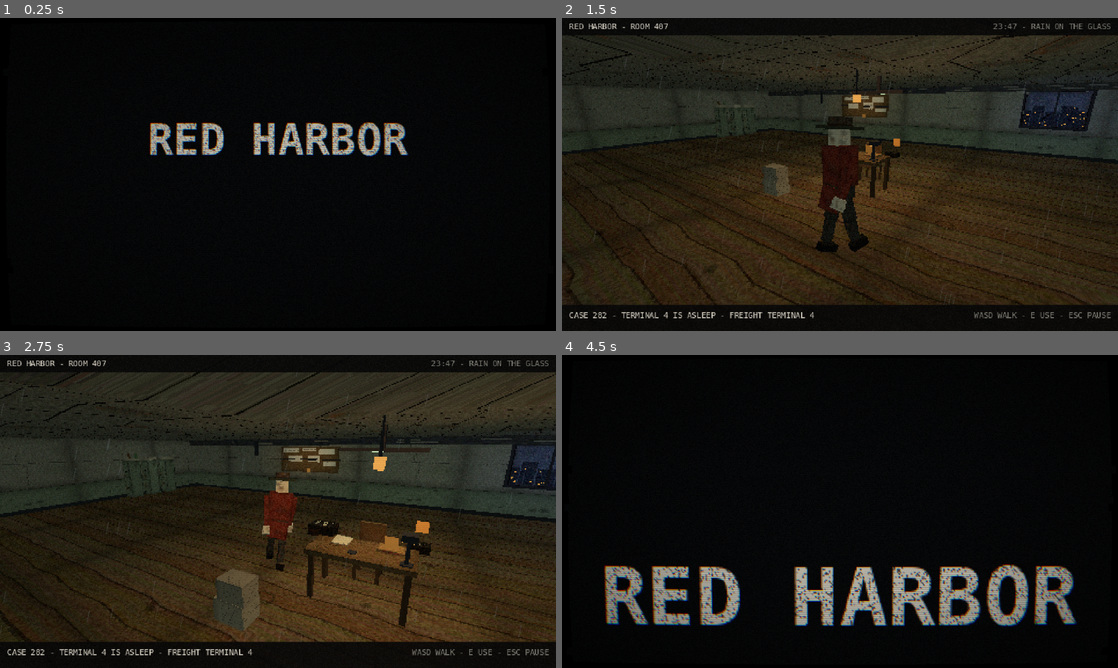
Above: before the commit, frames 1-4 (two rows, left to right).
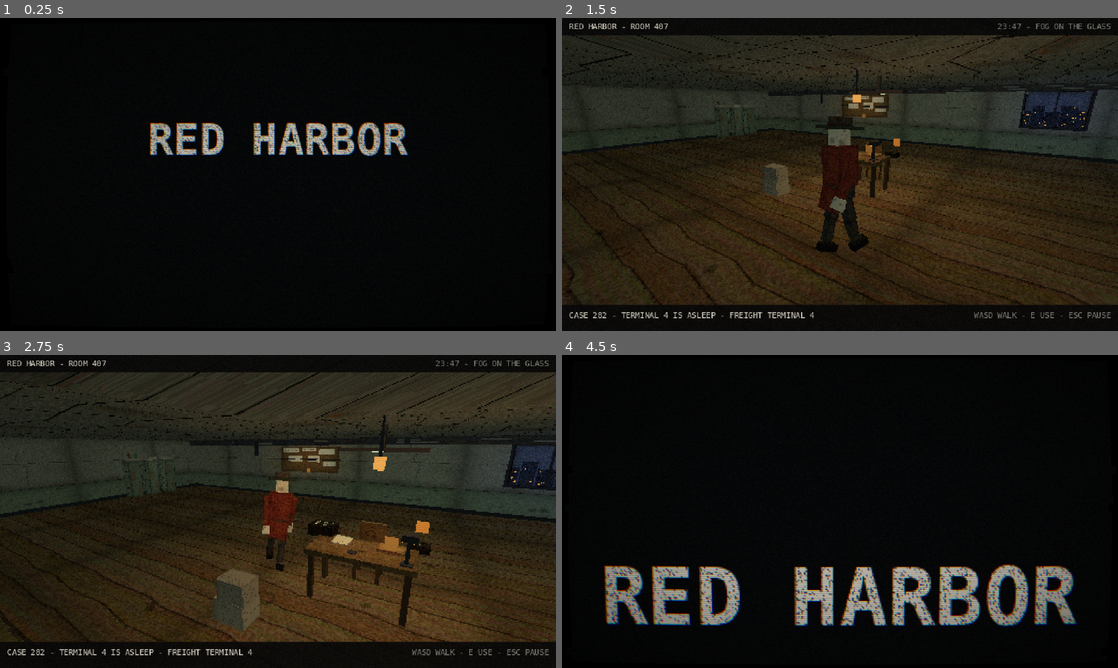
Above: after the commit, the same moments.

Repository: Moaz-Abed/red-harbor
Game: Godot game, scene res://scenes/menu.tscn
Same seed, same stepped clock (60 frames per second), same inputs: the game is played once before the commit and once after it.
Inputs (mouse positions are in pixels of both pictures, inside the frame that each line leads up to):
- Up to frame 1 (0.25 s): no input
- Up to frame 2 (1.5 s): tap Enter (ui_accept) at 0.5, 0.77 s; move the mouse to (962, 158) at 0.52 s; hold D (move_right) 0.53-1.28 s; hold E (interact) 0.53-1.28 s; move the mouse to (812, 174) at 1.27 s; hold W (move_up) from 1.28 s (still down); tap R at 1.35 s
- Up to frame 3 (2.75 s): keep holding W (move_up); tap Enter (ui_accept) at 1.52 s; move the mouse to (289, 505) at 2.02 s; tap M at 2.1 s
- Up to frame 4 (4.5 s): move the mouse to (834, 517) at 2.77 s; tap E (interact) at 2.85 s; tap Enter (ui_accept) at 3.02, 3.77 s; move the mouse to (878, 514) at 3.52 s; tap R at 3.6 s; tap Escape (pause) at 4.15 s; move the mouse to (673, 464) at 4.27 s; release W (move_up) at 4.28 s; hold A (move_left) from 4.28 s (still down); tap M at 4.35 s

The runs differ from the first frame. In frame 1, 1.6% of the frame differs, in the area x 26-74%, y 33-45%; in frame 2, 0.3%; in frame 3, 0.4%; in frame 4, 5.1%, in the area x 7-93%, y 67-87%.

Commit message:
refactor(visuals): rebuild assets and apply PS1 aesthetic

Diff:
--- a/project.godot
+++ b/project.godot
@@ -15,7 +15,7 @@
 [application]
 
 config/name="Red Harbor"
-config/description="One dealt case at a time, in the Klubnika cast: a walkable office diorama, a pale mannequin PI, dithered tube."
+config/description="One dealt case at a time: a walkable office diorama, a pale mannequin PI, dithered tube."
 run/main_scene="res://scenes/menu.tscn"
 config/features=PackedStringArray("4.7", "GL Compatibility")
 config/icon="res://icon.svg"
--- a/scripts/ambient_events.gd
+++ b/scripts/ambient_events.gd
@@ -2,7 +2,7 @@
 ## AmbientEvents — autoload "Ambient".
 ## Fires timed events inside the office to make it feel alive between cases:
 ## the phone rings (you can answer or let it go), the radio crackles with
-## static and a one-liner, rain gusts at the window, something falls off the
+## static and a one-liner, fog presses at the window, something falls off the
 ## shelves. Each event modifies nothing — it is pure atmosphere. The optional
 ## phone call can carry intel (shown as a subtitle) but never forces you to act.
 ##
@@ -13,7 +13,6 @@
 signal phone_answered(line: String, detail: String)  # player picked up
 signal phone_ignored                # time ran out without answering
 signal ambient_line(text: String)   # one-liner from the radio or city outside
-signal rain_gust                    # window should rattle / intensify
 signal shelf_drop                   # a small creak and slide sfx
 
 const PHONE_RING_MIN := 25.0        # earliest a call can come in (seconds)
@@ -26,7 +25,7 @@
 # it. Pure atmosphere - never a task.
 const CALLS := [
         {"line": "'Don't file the harbor one tonight.'",
-                "detail": "A click, then the rain. The dial tone comes back bored."},
+                "detail": "A click, then the fog. The dial tone comes back bored."},
         {"line": "'The annex stairwell. They reordered the stairs after.'",
                 "detail": "A click. Somewhere in the wire, a door that isn't there."},
         {"line": "'Terminal 4 is asleep. Do not wake the night shift.'",
@@ -34,14 +33,14 @@
         {"line": "'Your ninth delegate. He pays in fingerprints.'",
                 "detail": "A click, then static shaped exactly like breathing."},
         {"line": "'The ballroom shoes came back polished. All forty pairs.'",
-                "detail": "Dial tone. The rain in it falls upward."},
+                "detail": "Dial tone. The static in it rolls like a tide."},
         {"line": "'Keep the lamp low tonight. The glass reads rooms.'",
                 "detail": "A click. The line stays open long after it shouldn't."},
 ]
 
 # Radio one-liners and city sounds that filter through the window.
 const RADIO_LINES := [
-        "...AND THE WEATHER SERVICE FORECASTS CONTINUED RAIN THROUGH THE WEEK...",
+        "...AND THE WEATHER SERVICE FORECASTS CONTINUED FOG THROUGH THE WEEK...",
         "...TONIGHT'S PROGRAMME IS BROUGHT TO YOU BY THE MINISTRY OF LIGHT INDUSTRY...",
         "...WE REMIND CITIZENS THAT CURFEW HOURS REMAIN IN EFFECT AFTER 23:00...",
         "...REQUESTS FOR TRAVEL PERMITS MUST BE FILED NO LATER THAN FOURTEEN DAYS IN ADVANCE...",
@@ -56,7 +55,7 @@
 const CITY_LINES := [
         "A TRAM GROANS PAST OUTSIDE.",
         "SOMEWHERE BELOW, A DOOR SLAMS.",
-        "RAIN PICKS UP AGAINST THE GLASS.",
+        "FOG PRESSES UP AGAINST THE GLASS.",
         "THE BUILDING SETTLES. OLD IRON.",
         "A SIREN, FAR AWAY. THEN NOTHING.",
         "FOOTSTEPS IN THE HALL. THEY PASS.",
@@ -149,10 +148,8 @@
         var roll := _rng.randf()
         if roll < 0.40:
                 ambient_line.emit(RADIO_LINES[_rng.randi_range(0, RADIO_LINES.size() - 1)])
-        elif roll < 0.70:
+        elif roll < 0.80:
                 ambient_line.emit(CITY_LINES[_rng.randi_range(0, CITY_LINES.size() - 1)])
-        elif roll < 0.85:
-                rain_gust.emit()
         else:
                 shelf_drop.emit()
         _schedule_ambient()
--- a/scripts/office.gd
+++ b/scripts/office.gd
@@ -1,8 +1,8 @@
 extends Node3D
-## The PI's office, the whole game for now: a walkable diorama in the
-## Klubnika cast. Read the dealt case at the desk, take the informant's call
-## when the phone rings, read the board, deal the next file at the steel
-## door. The HUD is terminal white on black bars, mono type throughout.
+## The PI's office, the whole game for now: a walkable diorama. Read the
+## dealt case at the desk, take the informant's call when the phone rings,
+## read the board, deal the next file at the steel door. The HUD is terminal
+## white on black bars, mono type throughout.
 
 const PS1_VIEW := preload("res://scripts/comps/ps1_view.gd")
 const ROOM := preload("res://scripts/office_room.gd")
@@ -47,8 +47,6 @@
 var _panel_title: Label
 var _panel_body: Label
 var _panel_hint: Label
-var _rain: Array[Vector2] = []
-var _rain_canvas: Control
 var _room: OfficeRoom
 var _view: Ps1View
 var _cam_pos: Vector3
@@ -166,15 +164,6 @@
         if is_instance_valid(_pause) and not _pause.open \
                         and Input.mouse_mode != Input.MOUSE_MODE_CAPTURED:
                 Input.mouse_mode = Input.MOUSE_MODE_CAPTURED
-        if not _rain.is_empty() and is_instance_valid(_rain_canvas):
-                for i in _rain.size():
-                        var p := _rain[i]
-                        p.y += 340.0 * delta
-                        p.x -= 40.0 * delta
-                        if p.y > 360.0:
-                                p = Vector2(randf() * 680.0, -12.0)
-                        _rain[i] = p
-                _rain_canvas.queue_redraw()
         _room.pulse_markers(Time.get_ticks_msec() / 1000.0)
         # the subtitle strip fades after its line has had its moment
         if _sub_t < 6.0:
@@ -239,18 +228,10 @@
         root.mouse_filter = Control.MOUSE_FILTER_IGNORE
         _hud.add_child(root)
 
-        _rain_canvas = Control.new()
-        _rain_canvas.set_anchors_preset(Control.PRESET_FULL_RECT)
-        _rain_canvas.mouse_filter = Control.MOUSE_FILTER_IGNORE
-        _rain_canvas.draw.connect(_draw_rain)
-        root.add_child(_rain_canvas)
-        for i in 60:
-                _rain.append(Vector2(randf() * 640.0, randf() * 360.0))
-
         # the terminal bars: black strips, white mono type, like the subs
         _bar(root, Vector2(0, 0), Vector2(640, 20))
         _mlbl(root, Vector2(8, 4), 300, 9, "RED HARBOR - ROOM 407", WHITE)
-        _mlbl(root, Vector2(340, 4), 292, 9, "23:47 - RAIN ON THE GLASS", GREY,
+        _mlbl(root, Vector2(340, 4), 292, 9, "23:47 - FOG ON THE GLASS", GREY,
                         HORIZONTAL_ALIGNMENT_RIGHT)
         _bar(root, Vector2(0, 330), Vector2(640, 30))
         _case_line = _mlbl(root, Vector2(8, 336), 420, 9, "", WHITE)
@@ -352,11 +333,6 @@
                 if _player.position.distance_to(_room.spot(key)) <= REACH:
                         return key
         return ""
-
-
-func _draw_rain() -> void:
-        for p in _rain:
-                _rain_canvas.draw_line(p, p + Vector2(-3, 14), Color(0.45, 0.5, 0.55, 0.22), 1.0)
 
 
 # --- panels -------------------------------------------------------------------------
@@ -434,7 +410,7 @@
         var call: Dictionary = Ambient.answer_phone()
         if not call.is_empty():
                 return "%s\n\n%s" % [call["line"], call["detail"]]
-        return "NO RING TONIGHT. THE LINE HUMS AND THE DIAL TICKS,\nAND THE HARBOR STAYS ON THE OTHER SIDE OF THE RAIN."
+        return "NO RING TONIGHT. THE LINE HUMS AND THE DIAL TICKS,\nAND THE HARBOR STAYS ON THE OTHER SIDE OF THE GLASS."
 
 
 func _board_text() -> String:
--- a/scripts/office_room.gd
+++ b/scripts/office_room.gd
@@ -1,9 +1,9 @@
 class_name OfficeRoom
 extends Node3D
-## The office as a Klubnika diorama: one cramped concrete slab, green
-## wainscot, a steel door with a lit hatch, a turbine bolted to the east
-## wall, and every surface wearing its grime. The room is a sealed box - four
-## walls and a lid - so no camera angle inside it ever opens on the void.
+## The office diorama: one cramped concrete slab, green wainscot, a steel
+## door with a lit hatch, an extractor fan bolted to the east wall, and every
+## surface wearing its grime. The room is a sealed box - four walls and a
+## lid - so no camera angle inside it ever opens on the void.
 
 const MAT := preload("res://shaders/ps1_mat.gdshader")
 const WALL_H := 3.0
@@ -38,7 +38,7 @@
 
 var spots := {}                 # name -> Vector3 (world space)
 var _markers: Array[MeshInstance3D] = []
-var _fan: Node3D                # the turbine on the east wall, spinning
+var _fan: Node3D                # the extractor fan on the east wall, spinning
 
 
 func _ready() -> void:
@@ -64,7 +64,7 @@
                 (m.material_override as ShaderMaterial).set_shader_parameter(
                                 "glow", 0.4 + 0.18 * sin(t * 2.6))
         if _fan != null:
-                _fan.rotation.x = t * 0.9        # the turbine turns, slow and heavy
+                _fan.rotation.x = t * 2.2        # the fan turns, slow and heavy
 
 
 # --- the material factory -------------------------------------------------------------
@@ -188,8 +188,8 @@
 
 
 func _build_windows() -> void:
-        # the rain-streaked city, two panes with iron frames
-        # the two panes, the rain-streaked city behind them
+        # the city beyond the glass, two panes with iron frames
+        # the two panes, the city at night behind them
         for wx in [18.5, 22.5]:
                 _quad(Vector2(2.2, 1.6), Vector3(wx, 1.95, 1.02), _mat("", INK))
                 _quad(Vector2(2.0, 1.4), Vector3(wx, 1.95, 1.04),
@@ -341,27 +341,46 @@
 
 
 func _build_industrial() -> void:
-        # the MACHINE PARTY steel: a turbine bolted to the east wall, conduit
-        # runs over the north wall, drop pipes from the lid. Iron everywhere,
-        # all of it solid, so the camera ray keeps the lens out of the steel.
+        # the industrial steel: an extractor fan bolted to the east wall,
+        # conduit runs over the north wall, drop pipes from the lid. Iron
+        # everywhere, all of it solid, so the camera ray keeps the lens out
+        # of the steel.
         var iron := _mat("iron")
         var iron_d := _mat("", IRON_D)
-        # the turbine: housing ring bolted to the wall, the blade quad spins
+        # the extractor fan: wall plate, square rim, four pitched blades and a
+        # hub on one spinning core, a three-bar grill in front of it all
         _box(Vector3(0.16, 1.9, 1.9), Vector3(W - 1.45, 1.85, 12.5), iron)
+        # the dark throat behind the blades, so the iron reads against it
+        _box(Vector3(0.02, 1.42, 1.42), Vector3(W - 1.54, 1.85, 12.5),
+                        _mat("", Color(0.06, 0.06, 0.07)), false)
+        for part in [[Vector3(0.14, 0.22, 1.9), Vector3(W - 1.56, 2.69, 12.5)],
+                        [Vector3(0.14, 0.22, 1.9), Vector3(W - 1.56, 1.01, 12.5)],
+                        [Vector3(0.14, 1.46, 0.22), Vector3(W - 1.56, 1.85, 11.66)],
+                        [Vector3(0.14, 1.46, 0.22), Vector3(W - 1.56, 1.85, 13.34)]]:
+                _box(part[0], part[1], iron_d)
         _fan = Node3D.new()
-        _fan.position = Vector3(W - 1.55, 1.85, 12.5)
+        _fan.position = Vector3(W - 1.66, 1.85, 12.5)
         add_child(_fan)
-        var blades := MeshInstance3D.new()
-        var bm := PlaneMesh.new()
-        bm.size = Vector2(1.7, 1.7)
-        blades.mesh = bm
-        blades.material_override = _mat("fan", Color.WHITE, Vector2.ONE, 0.22)
-        blades.rotation = Vector3(PI * 0.5, PI * 0.5, 0)
-        _fan.add_child(blades)
-        _box(Vector3(0.2, 0.2, 0.2), Vector3(W - 1.6, 1.85, 12.5), iron_d, false)
-        for jy in [1.0, 2.7]:              # the housing brackets
-                _box(Vector3(0.1, 0.14, 0.3), Vector3(W - 1.5, jy, 11.7), iron_d)
-                _box(Vector3(0.1, 0.14, 0.3), Vector3(W - 1.5, jy, 13.3), iron_d)
+        var hub := MeshInstance3D.new()
+        var hm := BoxMesh.new()
+        hm.size = Vector3(0.2, 0.26, 0.26)
+        hub.mesh = hm
+        hub.material_override = iron_d
+        _fan.add_child(hub)
+        for i in 4:                # the blades, pitched to catch the light
+                var holder := Node3D.new()
+                holder.rotation.x = i * PI * 0.5
+                _fan.add_child(holder)
+                var arm := MeshInstance3D.new()
+                var am := BoxMesh.new()
+                am.size = Vector3(0.06, 0.56, 0.22)
+                arm.mesh = am
+                arm.material_override = _mat("iron", Color.WHITE, Vector2.ONE, 0.3)
+                arm.position = Vector3(0, 0.43, 0)
+                arm.rotation.y = 0.55
+                holder.add_child(arm)
+        for gy in [1.47, 1.85, 2.23]:      # the grill, three bars bridging the rim
+                _box(Vector3(0.03, 0.05, 1.4), Vector3(W - 1.81, gy, 12.5), iron_d, false)
         # the conduit run over the north wall, three lines with junction boxes
         for k in 3:
                 _box(Vector3(W - 4.0, 0.08, 0.08),
--- a/scripts/pause_menu.gd
+++ b/scripts/pause_menu.gd
@@ -50,7 +50,7 @@
         edge.mouse_filter = Control.MOUSE_FILTER_IGNORE
         _root.add_child(edge)
 
-        _txt(Vector2(200, 128), 240, 13, "PAUSED - THE RAIN WAITS", AMBER)
+        _txt(Vector2(200, 128), 240, 13, "PAUSED - THE FOG WAITS", AMBER)
         for i in ITEMS.size():
                 var l := _txt(Vector2(200, 154 + i * 24), 240, 10, "", WHITE)
                 _labels.append(l)
--- a/scripts/pi3d.gd
+++ b/scripts/pi3d.gd
@@ -1,12 +1,11 @@
 class_name Pi
 extends CharacterBody3D
-## The PI, cast the Klubnika way: pale putty skin, one dark maroon coat slab,
-## skinny segmented arms that end in huge mitten fists, and a small grim
-## skull behind wire glasses. The fedora is a steel plate riding the head,
-## the same way the party's cone rides its square plate. Every box face reads
-## its own cell of the texture atlas (Godot's BoxMesh UVs). The stride
-## crossfades with the idle breath, cadence follows real speed, he banks into
-## turns, and the coat tails ride a damped spring.
+## The PI: pale putty skin, one dark maroon coat slab, skinny segmented arms
+## that end in huge mitten fists, and a small grim skull behind wire glasses.
+## The fedora is a steel plate riding the head. Every box face reads its own
+## cell of the texture atlas (Godot's BoxMesh UVs). The stride crossfades
+## with the idle breath, cadence follows real speed, he banks into turns,
+## and the coat tails ride a damped spring.
 ## He walks where the camera looks. No combat, no health - the office is a
 ## place to think, not to fight.
 
@@ -54,9 +53,9 @@
 
 
 func _build_rig() -> void:
-        # the Klubnika build: pale mannequin parts assembled from boxes, the coat
-        # one wide slab, the fists nearly as big as the arms they hang on, the
-        # face a small pale cell behind wire rims.
+        # pale mannequin parts assembled from boxes, the coat one wide slab,
+        # the fists nearly as big as the arms they hang on, the face a small
+        # pale cell behind wire rims.
         _torso = Node3D.new()
         add_child(_torso)
         _torso.position.y = 0.92
--- a/tests/capture.gd
+++ b/tests/capture.gd
@@ -91,10 +91,6 @@
 
 func _strip(inst: Node, part: String) -> void:
         match part:
-                "rain":
-                        if inst.get("_rain_canvas") != null:
-                                (inst.get("_rain_canvas") as Node).queue_free()
-                                inst.set("_rain", [])
                 "pause":
                         if inst.get("_pause") != null:
                                 (inst.get("_pause") as Node).queue_free()
Not shown, changed: assets/fonts/DejaVuSansMono.ttf.import
Binary file changed: assets/sprites/menu_title.png
Binary file added: assets/tex/bottles.png
Not shown, added: assets/tex/bottles.png.import
Binary file changed: assets/tex/cabinet.png
Not shown, changed: assets/tex/cabinet.png.import
Binary file added: assets/tex/case_indicator.png
Not shown, added: assets/tex/case_indicator.png.import
Binary file added: assets/tex/casefile.png
Not shown, added: assets/tex/casefile.png.import
Not shown, changed: assets/tex/ceiling.png.import
Binary file added: assets/tex/clock.png
(and 64 more such lines)
